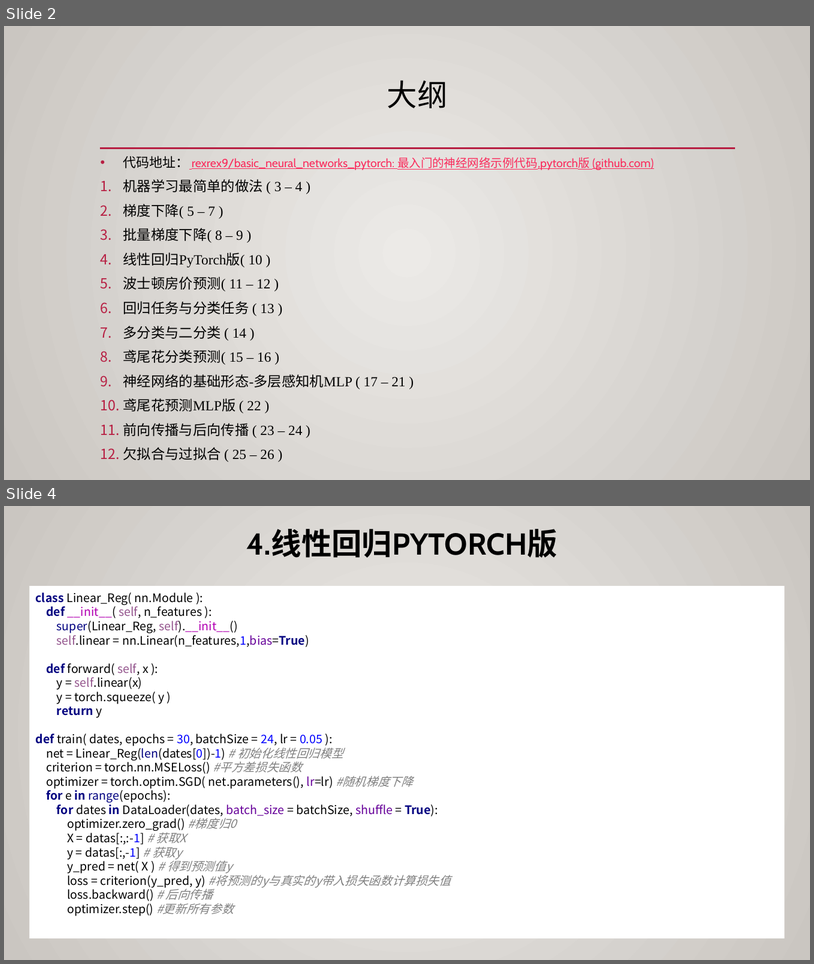
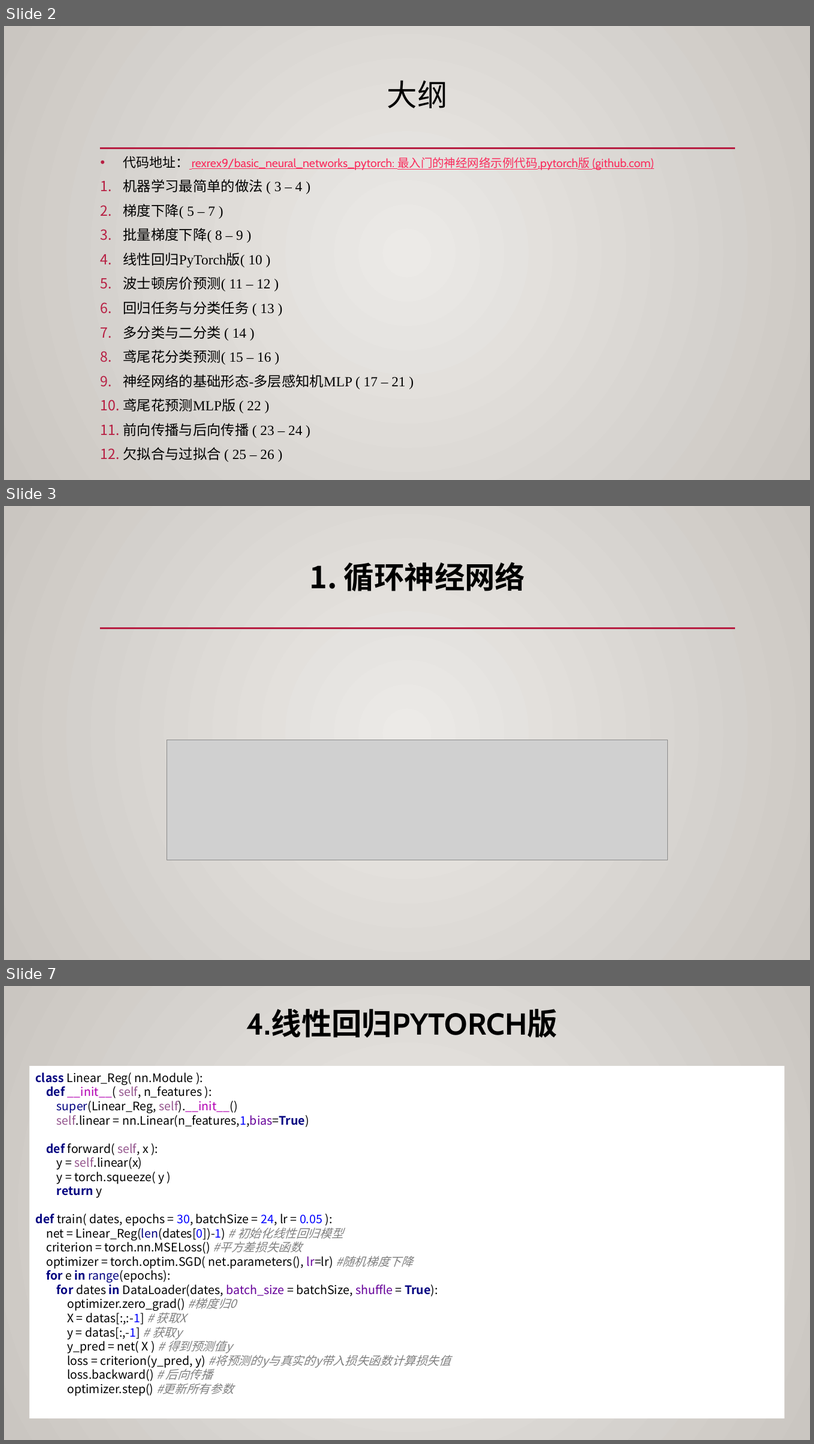
Before and after one commit to rexrex9/basic_neural_networks_pytorch, a slide deck: chapter2_rnn/真-极度易懂的RNN,LSTM,GRU.pptx. Shown one above the other, each under a label of ours: slides 2 and 4 before the commit, slides 2, 3 and 7 after it; the slides between them are not shown. The pictures are 814x964 and 814x1444 pixels, drawn with LibreOffice and Linux fonts; fonts in the diff are those of the drawing; grey boxes stand for pictures. Boxes give left, top, right and bottom in pixels: in the first picture for what was removed or moved away, otherwise in the second. Text is boxed around its words. In the diff, an @@ line names an element or a change of style, - is before the commit and + after.

```diff
--- a/chapter2_rnn/真-极度易懂的RNN,LSTM,GRU.pptx
+++ b/chapter2_rnn/真-极度易懂的RNN,LSTM,GRU.pptx
@@ slide 3 added at [4, 506, 810, 960], background gradient #ECEAE7 to #CAC7C1; not listed: 1 template element that a slide beside it also shows @@
@@ title added at [309, 562, 525, 591], 36 pt, text #000000, bold @@
+1. 循环神经网络
@@ picture added at [167, 740, 668, 860] @@
@@ what was slide 4 is now slide 7 @@
```
Also in this commit, not shown: 1 slide changed, 2 other slides added, 6 other files.
